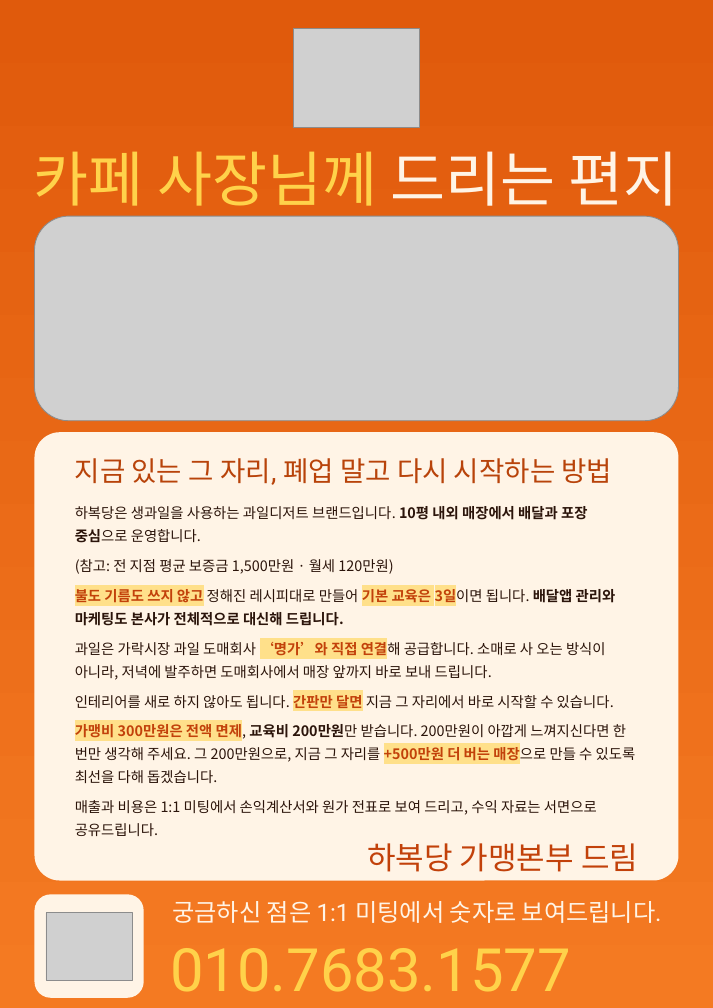
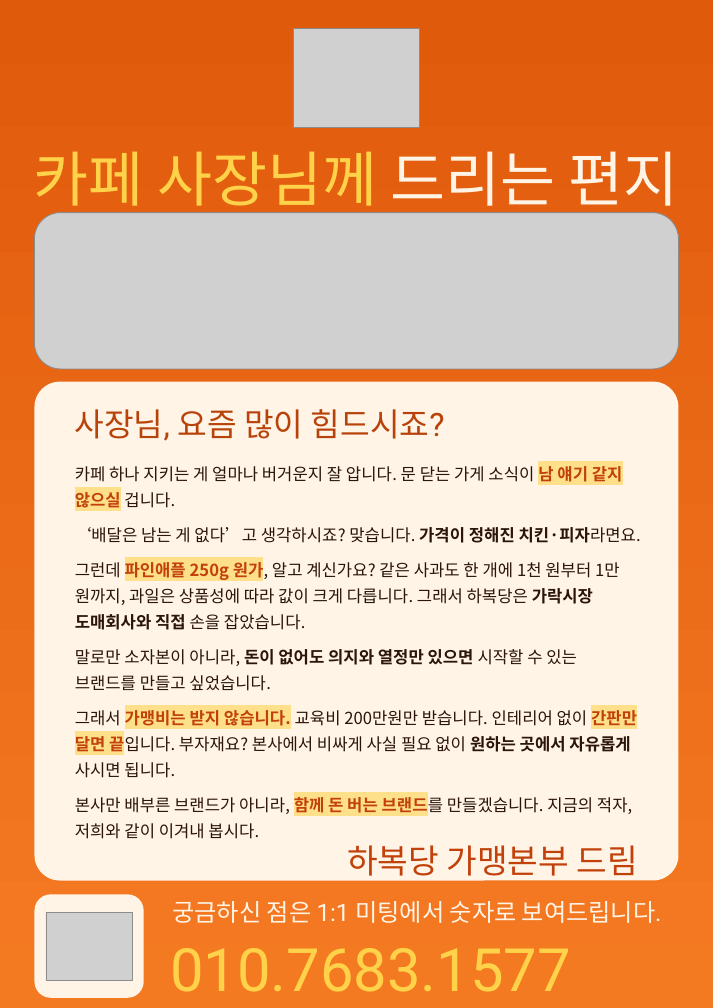
Before and after one commit to chaeminb90-lgtm/123, a slide deck: slide 2 of deliverables/flyer/하복당_카페업종변경_전단_수정용.pptx. Drawn at 713x1008 pixels with LibreOffice and Linux fonts; fonts in the diff are those of the drawing; grey boxes stand for pictures. Boxes give left, top, right and bottom in pixels: in the first picture for what was removed or moved away, otherwise in the second. Text is boxed around its words. In the diff, an @@ line names an element or a change of style, - is before the commit and + after.

```diff
--- a/deliverables/flyer/하복당_카페업종변경_전단_수정용.pptx
+++ b/deliverables/flyer/하복당_카페업종변경_전단_수정용.pptx
@@ picture: place and size @@
-picture at <box>34,216,679,421</box>
+picture at <box>34,213,679,369</box>
@@ rounded rectangle: place and size @@
-rounded rectangle at <box>34,432,679,880</box>
+rounded rectangle at <box>34,382,679,881</box>
@@ rounded rectangle at <box>34,382,679,881</box>: proportions changed @@
@@ text at <box>75,409,445,441</box>: text changed; size 23 to 26.9 pt @@
-지금 있는 그 자리, 폐업 말고 다시 시작하는 방법
+사장님, 요즘 많이 힘드시죠?
@@ text at <box>75,466,641,839</box>: text changed; size 12 to 13.9 pt @@
-하복당은 생과일을 사용하는 과일디저트 브랜드입니다. 10평 내외 매장에서 배달과 포장 중심으로 운영합니다.
-(참고: 전 지점 평균 보증금 1,500만원 · 월세 120만원)
-불도 기름도 쓰지 않고 정해진 레시피대로 만들어 기본 교육은 3일이면 됩니다. 배달앱 관리와 마케팅도 본사가 전체적으로 대신해 드립니다.
-과일은 가락시장 과일 도매회사 ‘명가’와 직접 연결해 공급합니다. 소매로 사 오는 방식이 아니라, 저녁에 발주하면 도매회사에서 매장 앞까지 바로 보내 드립니다.
-인테리어를 새로 하지 않아도 됩니다. 간판만 달면 지금 그 자리에서 바로 시작할 수 있습니다.
-가맹비 300만원은 전액 면제, 교육비 200만원만 받습니다. 200만원이 아깝게 느껴지신다면 한 번만 생각해 주세요. 그 200만원으로, 지금 그 자리를 +500만원 더 버는 매장으로 만들 수 있도록 최선을 다해 돕겠습니다.
-매출과 비용은 1:1 미팅에서 손익계산서와 원가 전표로 보여 드리고, 수익 자료는 서면으로 공유드립니다.
+카페 하나 지키는 게 얼마나 버거운지 잘 압니다. 문 닫는 가게 소식이 남 얘기 같지 않으실 겁니다.
+‘배달은 남는 게 없다’고 생각하시죠? 맞습니다. 가격이 정해진 치킨·피자라면요.
+그런데 파인애플 250g 원가, 알고 계신가요? 같은 사과도 한 개에 1천 원부터 1만 원까지, 과일은 상품성에 따라 값이 크게 다릅니다. 그래서 하복당은 가락시장 도매회사와 직접 손을 잡았습니다.
+말로만 소자본이 아니라, 돈이 없어도 의지와 열정만 있으면 시작할 수 있는 브랜드를 만들고 싶었습니다.
+그래서 가맹비는 받지 않습니다. 교육비 200만원만 받습니다. 인테리어 없이 간판만 달면 끝입니다. 부자재요? 본사에서 비싸게 사실 필요 없이 원하는 곳에서 자유롭게 사시면 됩니다.
+본사만 배부른 브랜드가 아니라, 함께 돈 버는 브랜드를 만들겠습니다. 지금의 적자, 저희와 같이 이겨내 봅시다.
@@ text "하복당 가맹본부 드림" at <box>347,845,638,882</box>: size 25.9 to 27.8 pt @@
```
Also in this commit, not shown: 5 other files.
